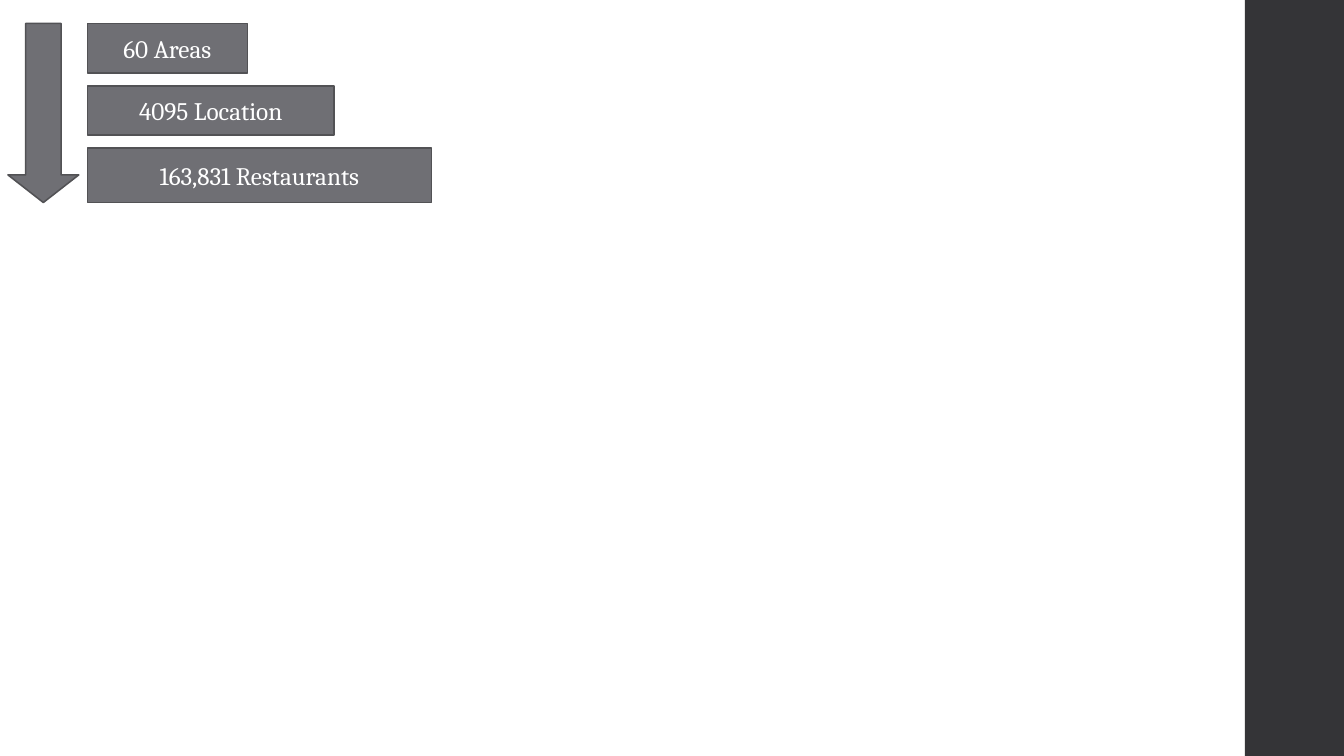
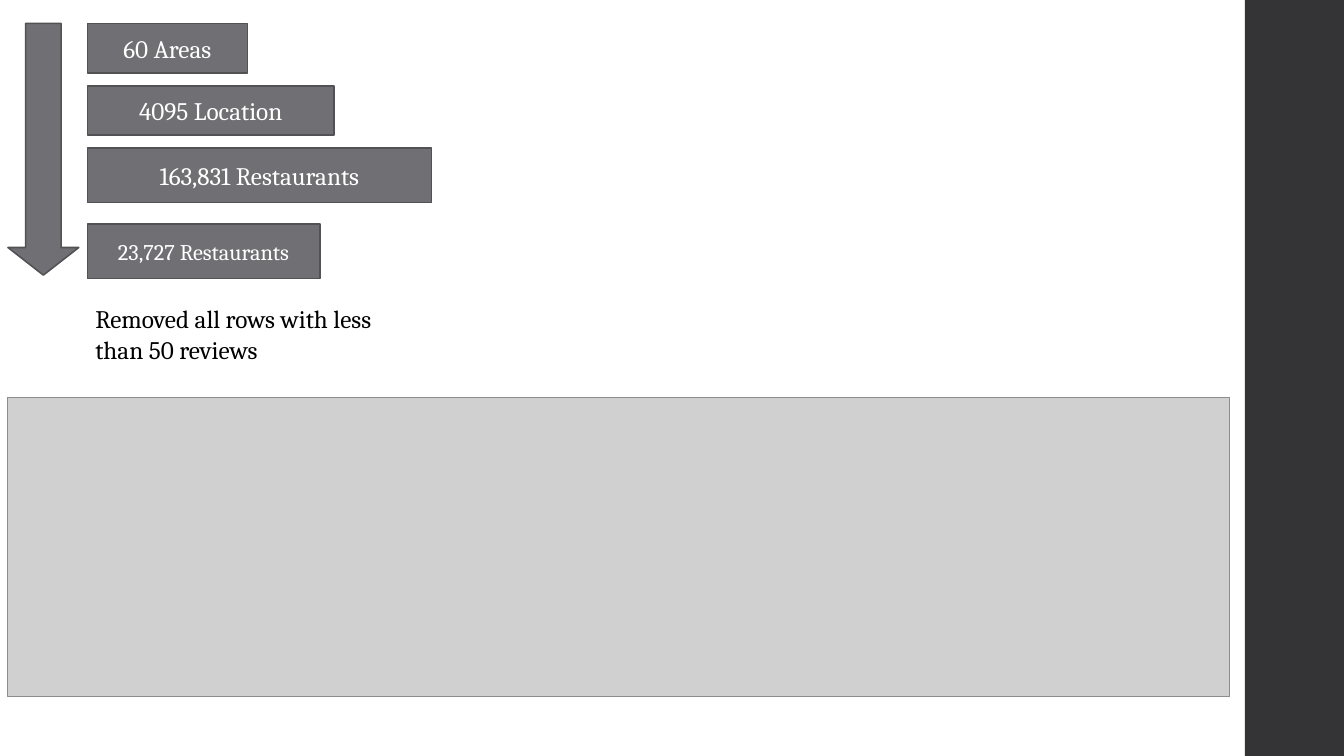
Before and after one commit to MichaelEmmert/OpenTable, a slide deck: slide 3 of opentable.pptm (slide 5 before the commit). Drawn at 1344x756 pixels with LibreOffice and Linux fonts; fonts in the diff are those of the drawing; grey boxes stand for pictures. Boxes give left, top, right and bottom in pixels: in the first picture for what was removed or moved away, otherwise in the second. Text is boxed around its words. In the diff, an @@ line names an element or a change of style, - is before the commit and + after.

```diff
--- a/opentable.pptm
+++ b/opentable.pptm
@@ down arrow resized from (x1=8, y1=23, x2=79, y2=203) to (x1=8, y1=23, x2=79, y2=275) @@
@@ rectangle added at (x1=88, y1=224, x2=321, y2=278), fill #6F6F74, outline #525256 1.1 pt, 16 pt, text #FFFFFF @@
+23,727 Restaurants
@@ text added at (x1=95, y1=310, x2=371, y2=360), 18 pt, text #000000 @@
+Removed all rows with less than 50 reviews
@@ picture added at (x1=8, y1=398, x2=1230, y2=697) @@
```
Also in this commit, not shown: 3 other slides changed, 2 slides added, 2 slides removed, 3 other files.
